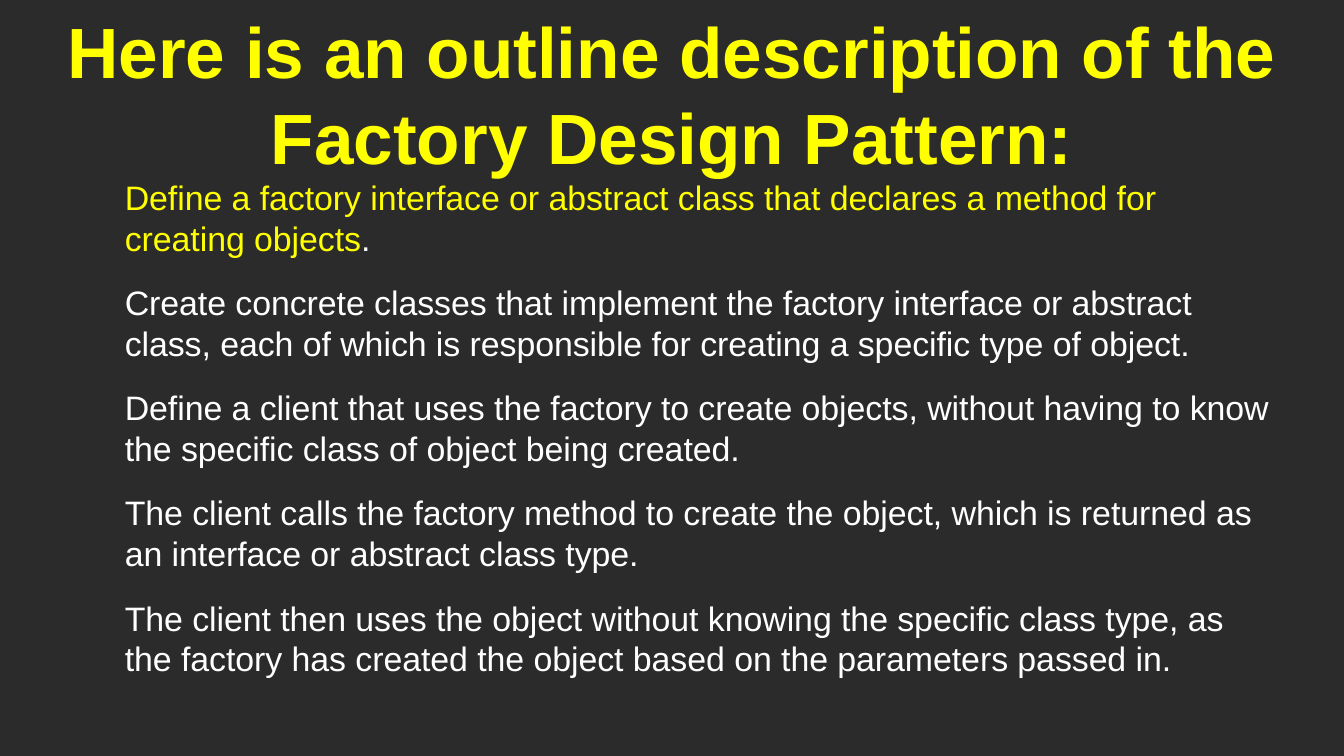
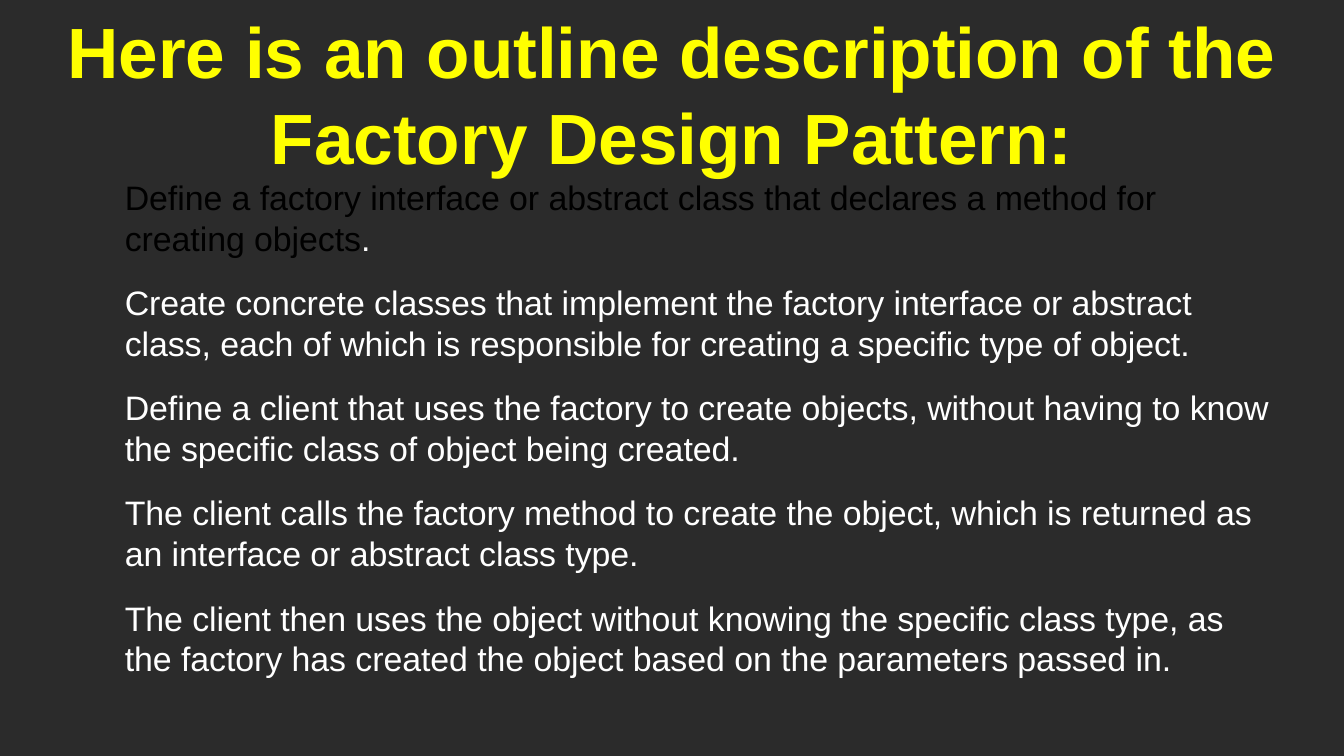
Before and after one commit to RayAndrade/TheRayCode, a slide deck: slide 8 of Untitled 1.odp (slide 7 before the commit). Drawn at 1344x756 pixels with LibreOffice and Linux fonts; fonts in the diff are those of the drawing; background and template pictures are left out; a plain dark background stands for a picture behind light text. Boxes give left, top, right and bottom in pixels: in the first picture for what was removed or moved away, otherwise in the second. Text is boxed around its words. In the diff, an @@ line names an element or a change of style, - is before the commit and + after.

```diff
--- a/Untitled 1.odp
+++ b/Untitled 1.odp
@@ text at [125,186,1156,258]: text colour #FFFF00 to #000000 in "Define a factory interface or abstract class ..." @@
```
Also in this commit, not shown: 1 slide added, 6 other files.
